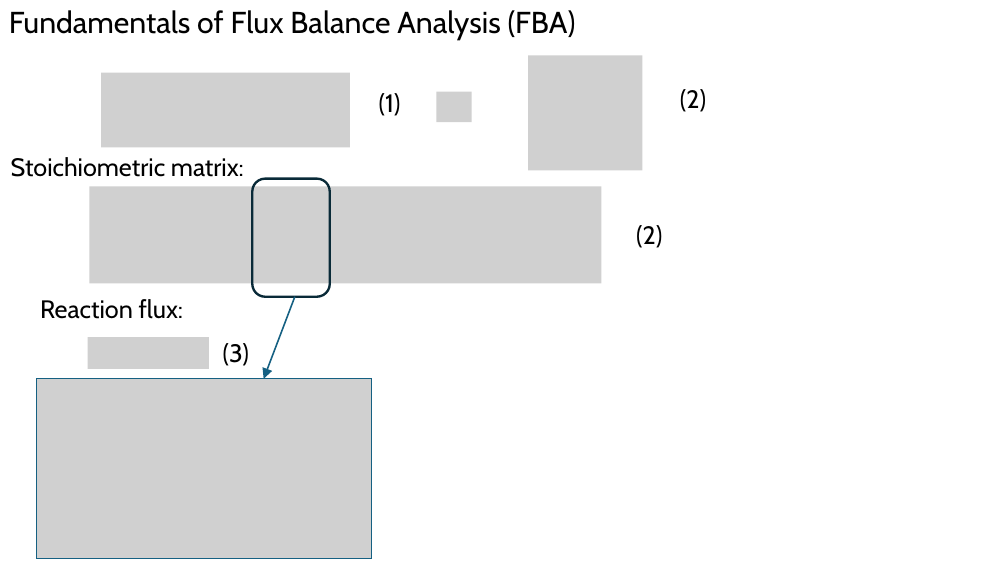
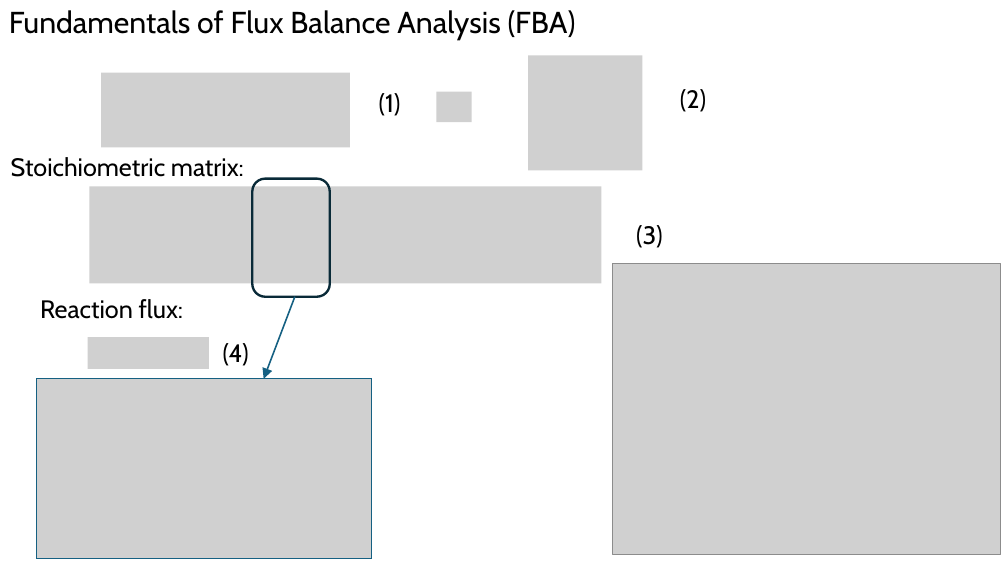
Before and after one commit to tkn-tub/bioelectrodynamics, a slide deck: slide 2 of slides/slides.pptx. Drawn at 1008x567 pixels with LibreOffice and Linux fonts; fonts in the diff are those of the drawing; grey boxes stand for pictures. Boxes give left, top, right and bottom in pixels: in the first picture for what was removed or moved away, otherwise in the second. Text is boxed around its words. In the diff, an @@ line names an element or a change of style, - is before the commit and + after.

Commit message:
slides

```diff
--- a/slides/slides.pptx
+++ b/slides/slides.pptx
@@ text at (636, 225, 662, 248): text changed @@
-(2)
+(3)
@@ picture added at (613, 264, 1000, 555) @@
@@ text at (223, 343, 249, 366): text changed @@
-(3)
+(4)
```
Also in this commit, not shown: 1 other slide changed, 1 other file.
